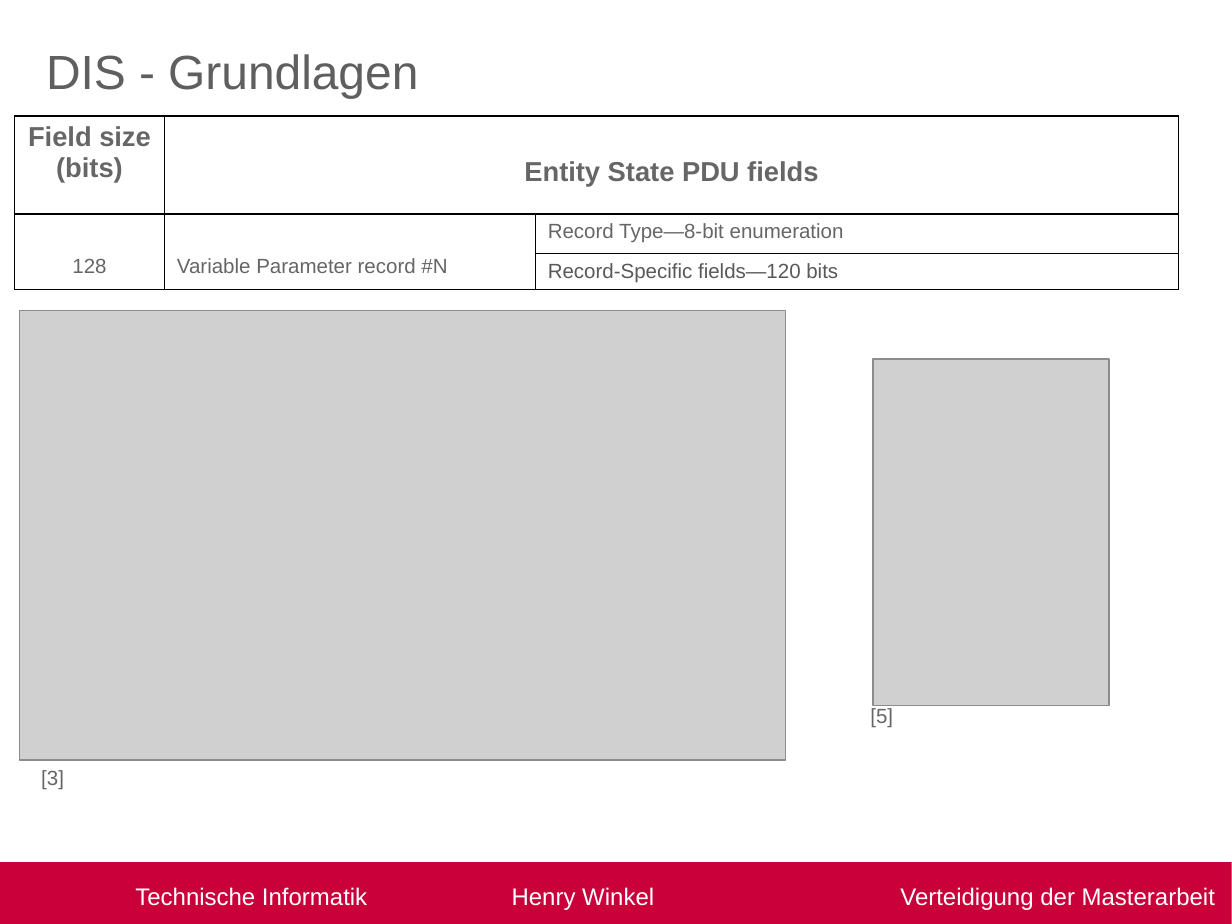
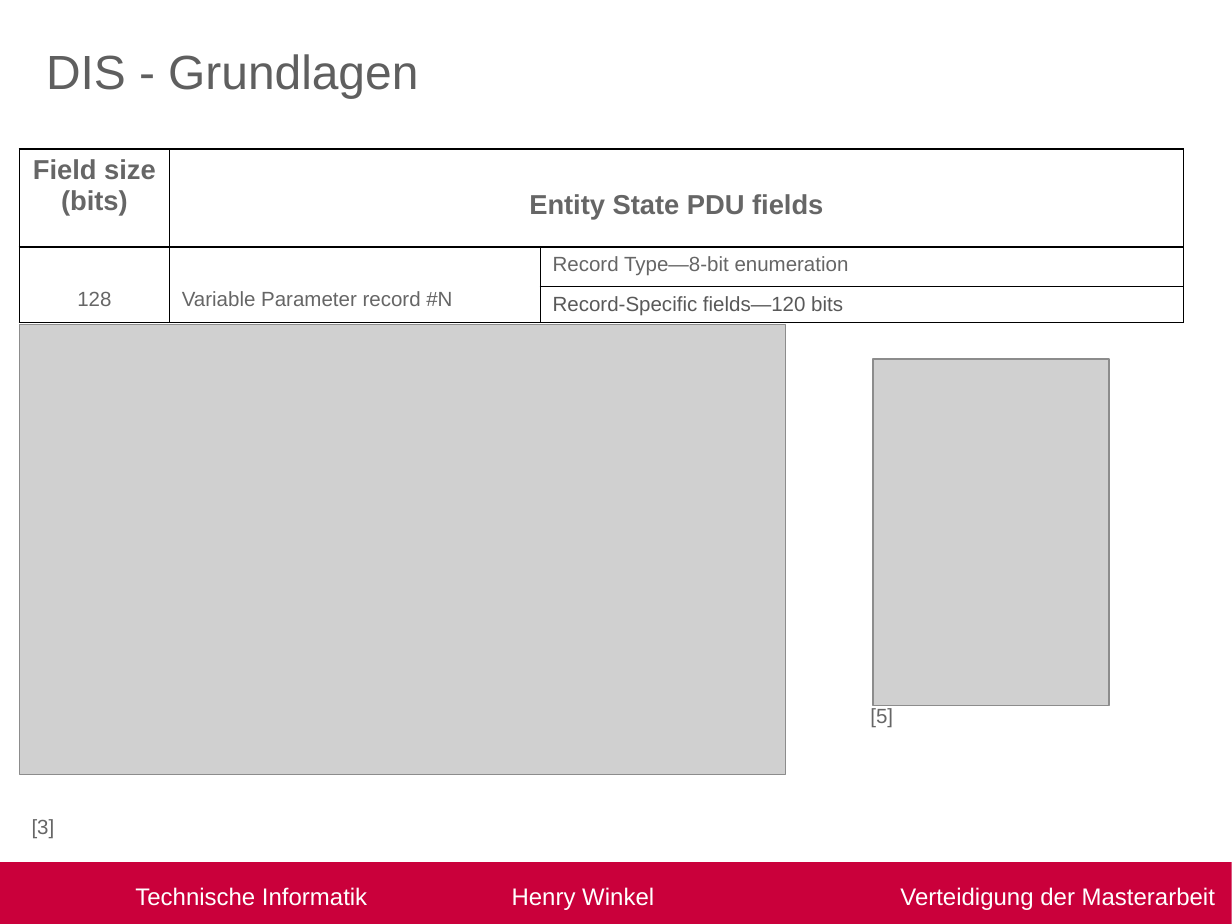
Before and after one commit to R3D454/Masterarbeit_neu, a slide deck: slide 12 of Verteitigung.pptx. Drawn at 1232x924 pixels with LibreOffice and Linux fonts; fonts in the diff are those of the drawing; grey boxes stand for pictures; background and template pictures are left out. Boxes give left, top, right and bottom in pixels: in the first picture for what was removed or moved away, otherwise in the second. Text is boxed around its words. In the diff, an @@ line names an element or a change of style, - is before the commit and + after.

```diff
--- a/Verteitigung.pptx
+++ b/Verteitigung.pptx
@@ table: place and size @@
-table at [15,116,1179,291]
+table at [20,149,1184,324]
@@ picture: place and size @@
-picture at [20,310,786,760]
+picture at [20,324,786,774]
@@ text "[3]": place and size @@
-text "[3]" at [41,770,64,790]
+text "[3]" at [32,819,55,839]
```
Also in this commit, not shown: 3 other slides changed, 6 other files.
